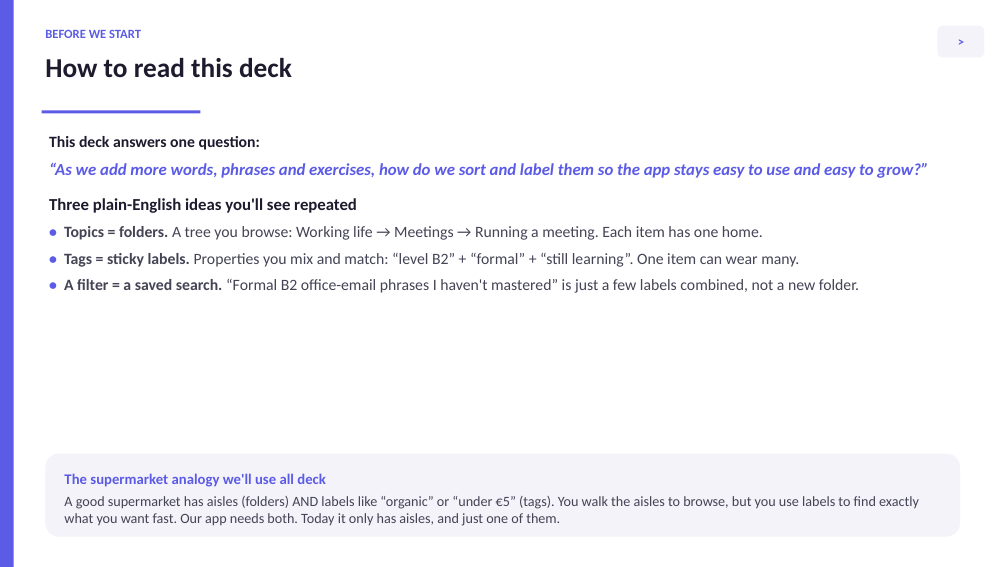
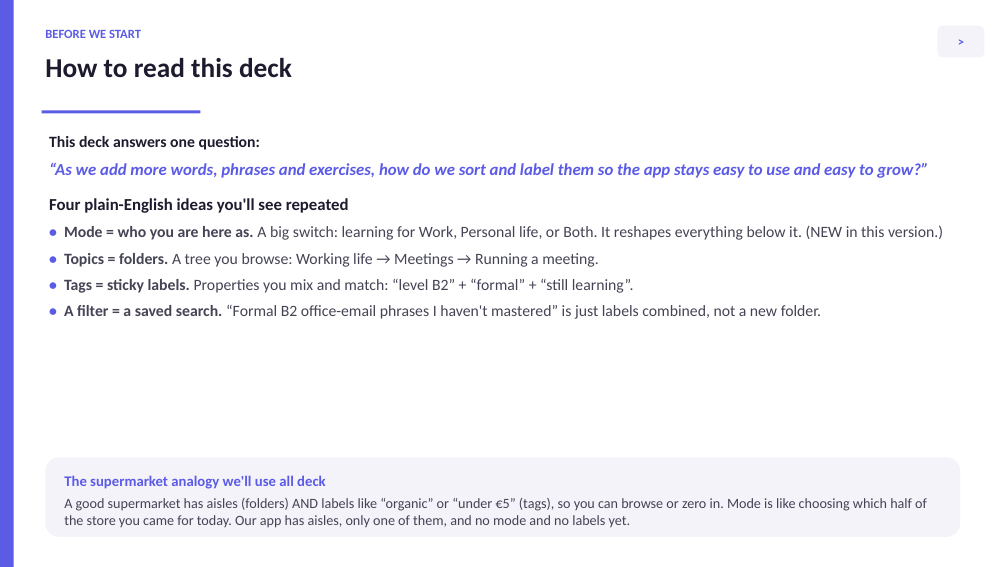
Before and after one commit to thelivinsine/B2furBerufApp, a slide deck: slide 2 of docs/TAXONOMY_REDESIGN.pptx. Drawn at 1008x567 pixels with LibreOffice and Linux fonts; fonts in the diff are those of the drawing. Boxes give left, top, right and bottom in pixels: in the first picture for what was removed or moved away, otherwise in the second. Text is boxed around its words. In the diff, an @@ line names an element or a change of style, - is before the commit and + after.

```diff
--- a/docs/TAXONOMY_REDESIGN.pptx
+++ b/docs/TAXONOMY_REDESIGN.pptx
@@ text at (x1=49, y1=198, x2=943, y2=319): text changed @@
-Three plain-English ideas you'll see repeated
-• Topics = folders. A tree you browse: Working life → Meetings → Running a meeting. Each item has one home.
-• Tags = sticky labels. Properties you mix and match: “level B2” + “formal” + “still learning”. One item can wear many.
-• A filter = a saved search. “Formal B2 office-email phrases I haven't mastered” is just a few labels combined, not a new folder.
+Four plain-English ideas you'll see repeated
+• Mode = who you are here as. A big switch: learning for Work, Personal life, or Both. It reshapes everything below it. (NEW in this version.)
+• Topics = folders. A tree you browse: Working life → Meetings → Running a meeting.
+• Tags = sticky labels. Properties you mix and match: “level B2” + “formal” + “still learning”.
+• A filter = a saved search. “Formal B2 office-email phrases I haven't mastered” is just labels combined, not a new folder.
@@ text in rounded rectangle at (x1=64, y1=498, x2=927, y2=528): text changed @@
-A good supermarket has aisles (folders) AND labels like “organic” or “under €5” (tags). You walk the aisles to browse, but you use labels to find exactly what you want fast. Our app needs both. Today it only has aisles, and just one of them.
+A good supermarket has aisles (folders) AND labels like “organic” or “under €5” (tags), so you can browse or zero in. Mode is like choosing which half of the store you came for today. Our app has aisles, only one of them, and no mode and no labels yet.
```
Also in this commit, not shown: 27 other slides changed, 7 slides added, 1 slide removed, 5 other files.
